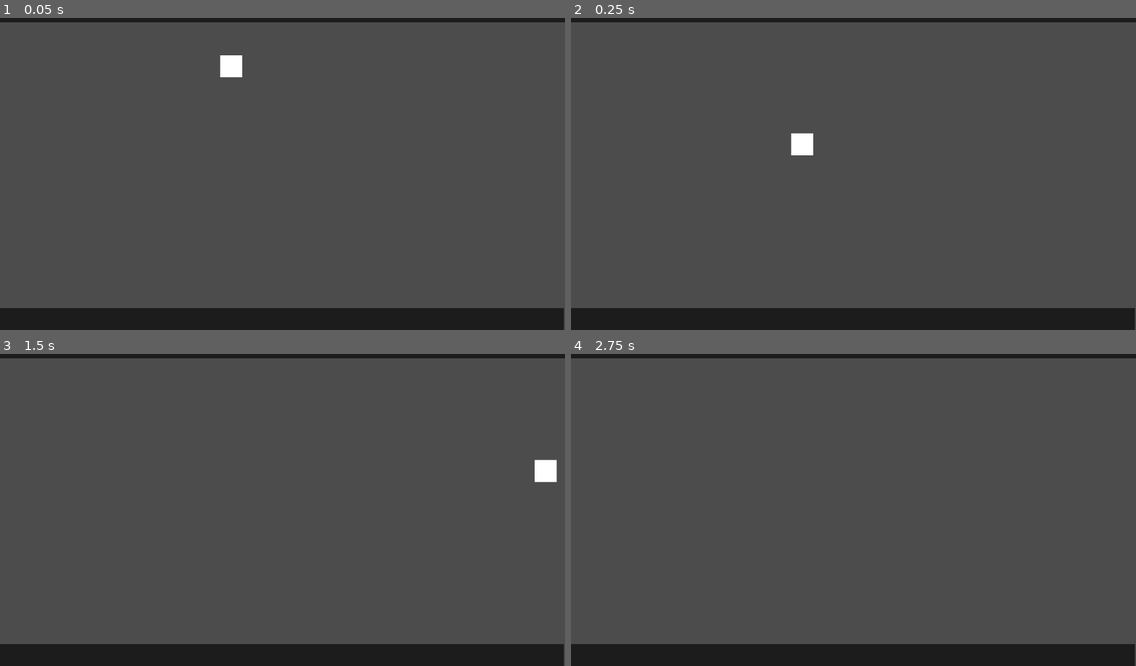
Above: before the commit, frames 1-4 (two rows, left to right).
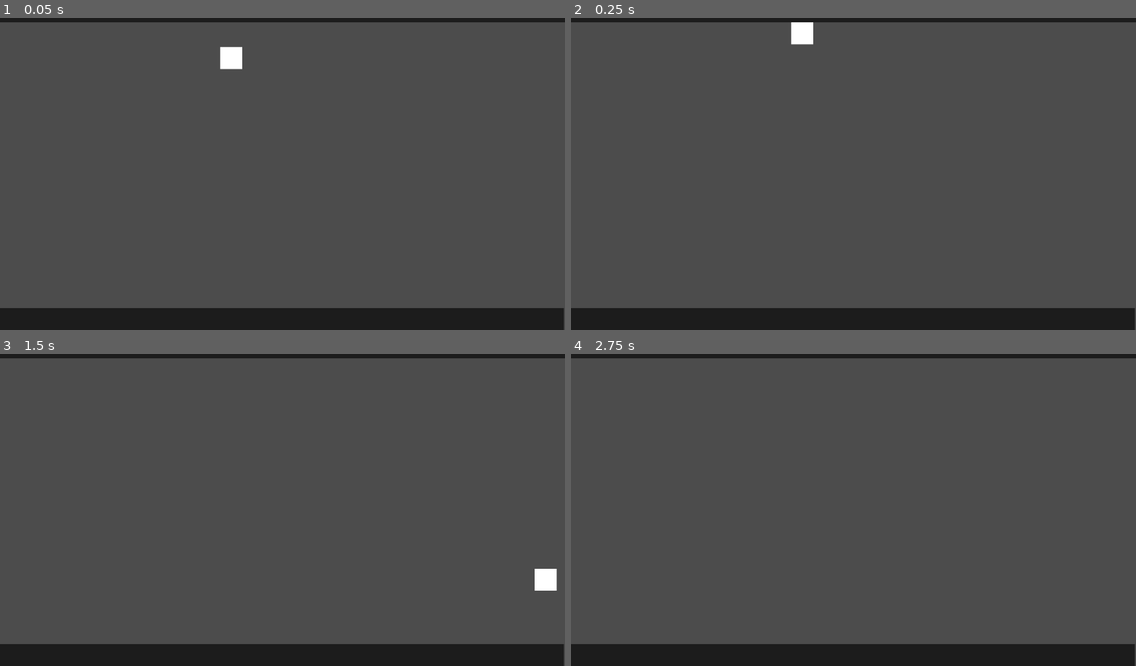
Above: after the commit, the same moments.

Repository: HTMLSniper/GameOff22
Game: Godot game, scene res://World.tscn
Same seed, same stepped clock (60 frames per second), same inputs: the game is played once before the commit and once after it.
Inputs:
- Up to frame 1 (0.05 s): no input
- Up to frame 2 (0.25 s): no input
- Up to frame 3 (1.5 s): hold Right (ui_right) from 0.53 s (still down); tap Space (jump) at 0.6, 0.77, 1.07, 1.35 s
- Up to frame 4 (2.75 s): tap Space (jump) at 1.52, 1.82, 2.1 s; tap Enter at 2 s; release Right (ui_right) at 2.03 s; hold Left (ui_left) from 2.03 s (still down)

The runs differ from the first frame. In frame 1, 0.2% of the frame differs, in the area x 38-43%, y 9-19%; in frame 2, 0.6%, in the area x 38-43%, y 1-45%; in frame 3, 0.6%; in frame 4, nothing differs.

Commit message:
Update Player.gd

Diff:
--- a/Player.gd
+++ b/Player.gd
@@ -17,22 +17,22 @@
 func _physics_process(delta: float) -> void:
 	var horizonzal_direction = (Input.get_action_strength("ui_right") - Input.get_action_strength("ui_left"))
 	velocity.x = horizonzal_direction * speed
-	velocity.y = velocity.y + gravity * delta
+	velocity.y = velocity.y - gravity * delta
 
-	var is_falling := velocity.y > 0.0 and not is_on_floor()
-	var is_jumping := Input.is_action_just_pressed("jump") and is_on_floor()
+	var is_falling := velocity.y < 0.0 and not is_on_ceiling()
+	var is_jumping := Input.is_action_just_pressed("jump") and is_on_ceiling()
 	var is_double_jumping := Input.is_action_just_pressed("jump") and is_falling
 	var is_jump_cancelled := Input.is_action_just_pressed("jump") and velocity.y < 0.0
-	var is_idling := is_on_floor() and is_zero_approx(velocity.x)
-	var is_running := is_on_floor() and not is_zero_approx(velocity.x)
+	var is_idling := is_on_ceiling() and is_zero_approx(velocity.x)
+	var is_running := is_on_ceiling() and not is_zero_approx(velocity.x)
 
 	if is_jumping:
 		jumps_made += 1
-		velocity.y = -jump_strength
+		velocity.y = +jump_strength
 	elif is_double_jumping:
 		jumps_made += 1
 		if jumps_made <= maximum_jumps:
-			velocity.y = -double_jump_strength
+			velocity.y = +double_jump_strength
 	elif is_jump_cancelled:
 		velocity.y = 0.0
 	elif is_idling or is_running:
